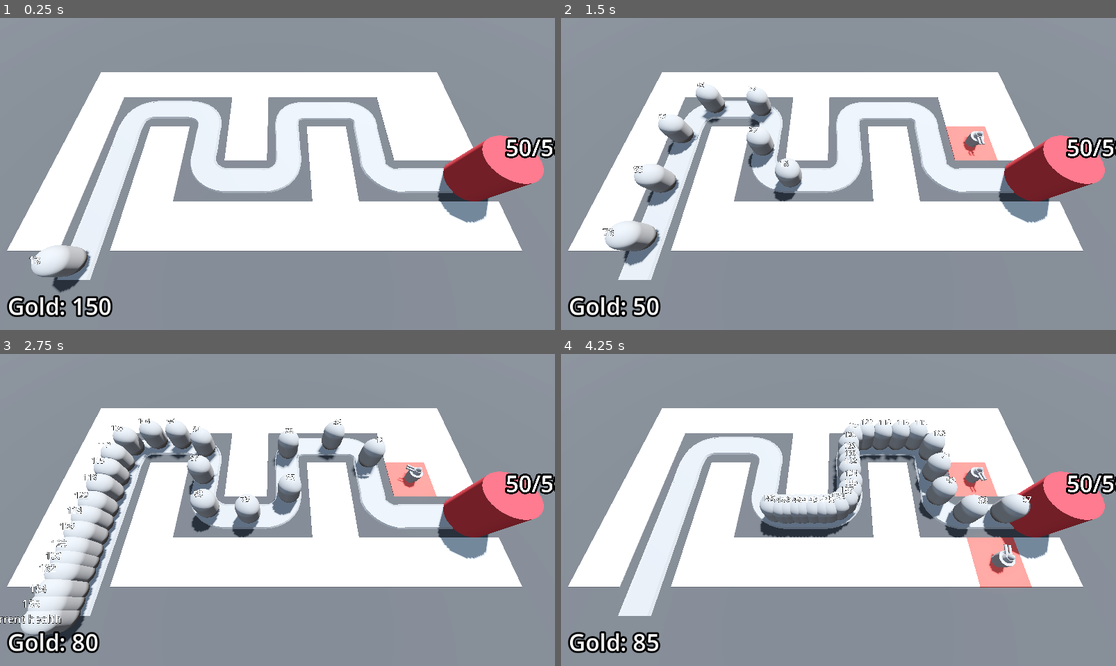
Above: before the commit, frames 1-4 (two rows, left to right).
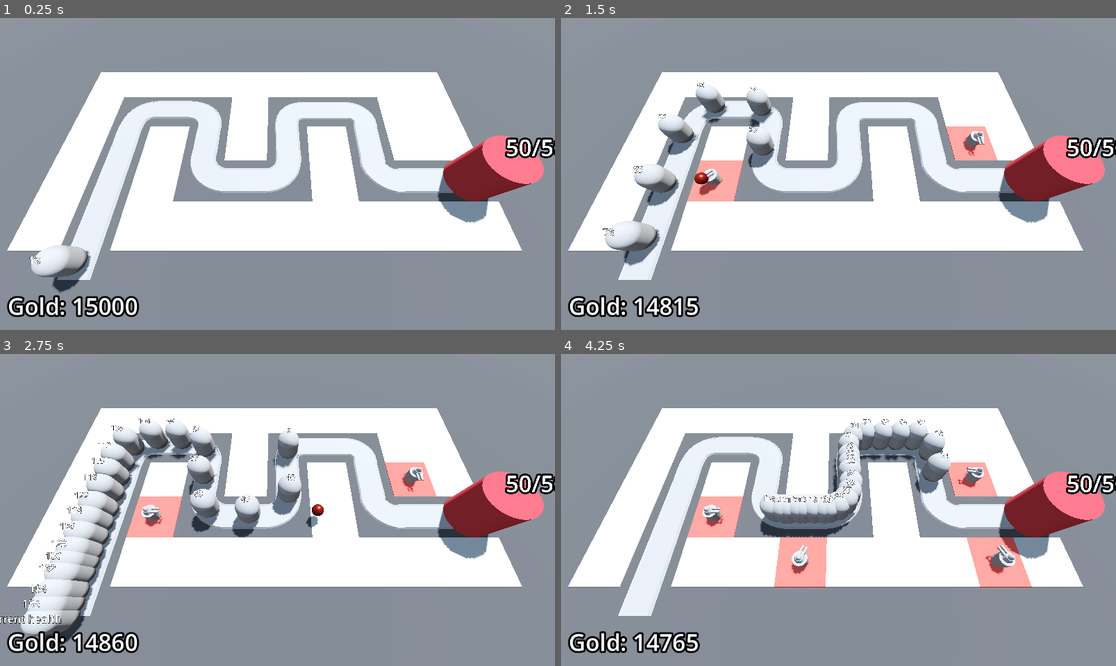
Above: after the commit, the same moments.

Repository: prokosim/barbar-blast
Game: Godot game, scene res://BaseLevel.tscn
The game is run twice, just before and just after one commit, with the same random seed, the same clock (stepped at 60 frames per second) and the same inputs.
Inputs (mouse positions are in pixels of both pictures, inside the frame that each line leads up to):
- Up to frame 1 (0.25 s): no input
- Up to frame 2 (1.5 s): move the mouse to (960, 158) at 0.52 s; press the mouse at (960, 158) at 0.53 s; move the mouse to (727, 189) at 1.27 s; release the mouse at (727, 189) at 1.28 s; click (727, 189) at 1.35 s
- Up to frame 3 (2.75 s): move the mouse to (333, 441) at 2.02 s; press the mouse at (333, 441) at 2.03 s
- Up to frame 4 (4.25 s): move the mouse to (810, 572) at 2.77 s; release the mouse at (810, 572) at 2.78 s; click (810, 572) at 2.85 s; move the mouse to (1005, 556) at 3.52 s; press the mouse at (1005, 556) at 3.53 s

The runs differ from the first frame. In frame 1, 0.3% of the frame differs, in the area x 20-26%, y 89-96%; in frame 2, 2.1%; in frame 3, 2.7%; in frame 4, 5.3%, in the area x 12-85%, y 20-96%.

Commit message:
Victory with stars

Diff:
--- a/BaseLevel.tscn
+++ b/BaseLevel.tscn
@@ -139,6 +139,7 @@
 theme_override_constants/margin_right = 16
 theme_override_constants/margin_bottom = 16
 script = ExtResource("8_q4cic")
+starting_gold = 15000
 
 [node name="Label" type="Label" parent="Bank"]
 layout_mode = 2
--- a/enemy_path.gd
+++ b/enemy_path.gd
@@ -5,6 +5,9 @@
 @export var victory_layer: CanvasLayer
 
 @onready var timer: Timer = $Timer
+
+func _ready() -> void:
+	victory_layer.visible = false
 
 func spawn_enemy() -> void:
 	var new_enemy = enemy_scene.instantiate()
@@ -26,4 +29,4 @@
 			if child is PathFollow3D:
 				return
 		print("You've won!")
-		victory_layer.visible = true
+		victory_layer.victory()
--- a/project.godot
+++ b/project.godot
@@ -13,7 +13,7 @@
 config/name="Barbarian Blaster"
 run/main_scene="res://BaseLevel.tscn"
 config/features=PackedStringArray("4.3", "Forward Plus")
-config/icon="res://icon.svg"
+config/icon="res://Assets/icon.svg"
 
 [global_group]
 
--- a/ui/victory_layer.gd
+++ b/ui/victory_layer.gd
@@ -1,4 +1,18 @@
 extends CanvasLayer
+
+@onready var start_1: TextureRect = %Start1
+@onready var start_2: TextureRect = %Start2
+@onready var start_3: TextureRect = %Start3
+@onready var health_label: Label = %HealthLabel
+
+@onready var base = get_tree().get_first_node_in_group("base")
+
+func victory() -> void:
+	visible = true
+	if base.current_health == base.max_health:
+		start_2.modulate = Color.WHITE
+		health_label.visible = true
+
 
 func _on_retry_button_pressed() -> void:
 	get_tree().reload_current_scene()
--- a/ui/victory_layer.tscn
+++ b/ui/victory_layer.tscn
@@ -1,12 +1,12 @@
-[gd_scene load_steps=3 format=3 uid="uid://dbwmkc800fde5"]
+[gd_scene load_steps=4 format=3 uid="uid://dbwmkc800fde5"]
 
 [ext_resource type="Script" path="res://ui/victory_layer.gd" id="1_vfkj5"]
+[ext_resource type="Texture2D" uid="uid://b5rwqqeb36lst" path="res://Assets/star.png" id="2_tj1qh"]
 
 [sub_resource type="LabelSettings" id="LabelSettings_1bjc0"]
 font_size = 72
 
 [node name="VictoryLayer" type="CanvasLayer"]
-visible = false
 script = ExtResource("1_vfkj5")
 
 [node name="ColorRect" type="ColorRect" parent="."]
@@ -37,6 +37,51 @@
 label_settings = SubResource("LabelSettings_1bjc0")
 horizontal_alignment = 1
 
+[node name="StarsContainer" type="HBoxContainer" parent="CenterContainer/PanelContainer/VBoxContainer"]
+layout_mode = 2
+
+[node name="Start1" type="TextureRect" parent="CenterContainer/PanelContainer/VBoxContainer/StarsContainer"]
+unique_name_in_owner = true
+custom_minimum_size = Vector2(128, 128)
+layout_mode = 2
+size_flags_horizontal = 3
+texture = ExtResource("2_tj1qh")
+expand_mode = 2
+stretch_mode = 5
+
+[node name="Start2" type="TextureRect" parent="CenterContainer/PanelContainer/VBoxContainer/StarsContainer"]
+unique_name_in_owner = true
+modulate = Color(0, 0, 0, 1)
+custom_minimum_size = Vector2(128, 128)
+layout_mode = 2
+size_flags_horizontal = 3
+texture = ExtResource("2_tj1qh")
+expand_mode = 2
+stretch_mode = 5
+
+[node name="Start3" type="TextureRect" parent="CenterContainer/PanelContainer/VBoxContainer/StarsContainer"]
+unique_name_in_owner = true
+modulate = Color(0, 0, 0, 1)
+custom_minimum_size = Vector2(128, 128)
+layout_mode = 2
+size_flags_horizontal = 3
+texture = ExtResource("2_tj1qh")
+expand_mode = 2
+stretch_mode = 5
+
+[node name="SurvivedLabel" type="Label" parent="CenterContainer/PanelContainer/VBoxContainer"]
+unique_name_in_owner = true
+layout_mode = 2
+text = "Survived: +1"
+horizontal_alignment = 1
+
+[node name="HealthLabel" type="Label" parent="CenterContainer/PanelContainer/VBoxContainer"]
+unique_name_in_owner = true
+visible = false
+layout_mode = 2
+text = "Max Health: +1"
+horizontal_alignment = 1
+
 [node name="HBoxContainer" type="HBoxContainer" parent="CenterContainer/PanelContainer/VBoxContainer"]
 layout_mode = 2
 
Renamed: icon.svg -> Assets/icon.svg
Not shown, changed: Assets/icon.svg.import
Binary file added: Assets/star.png
Not shown, added: Assets/star.png.import
